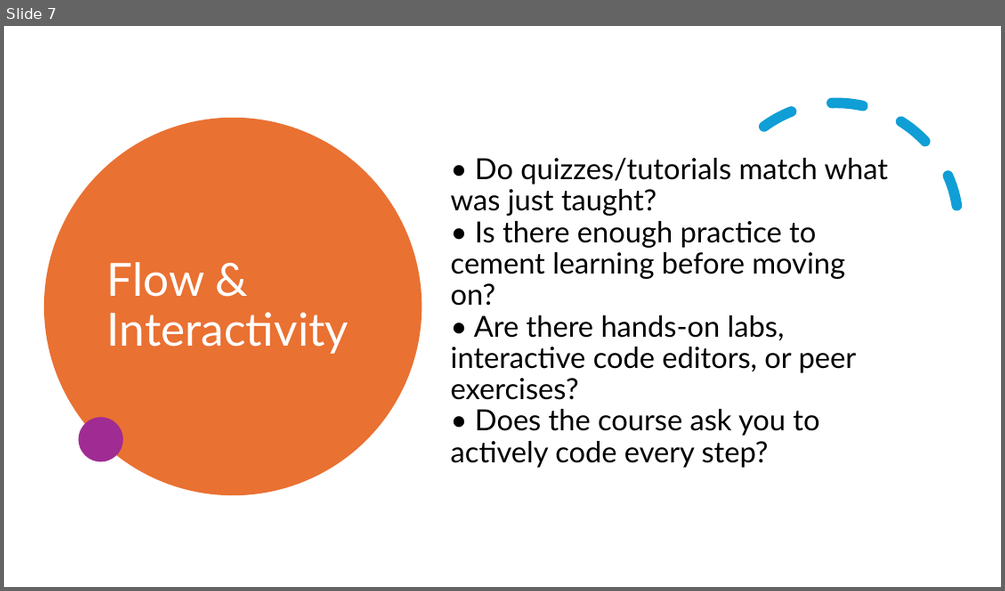
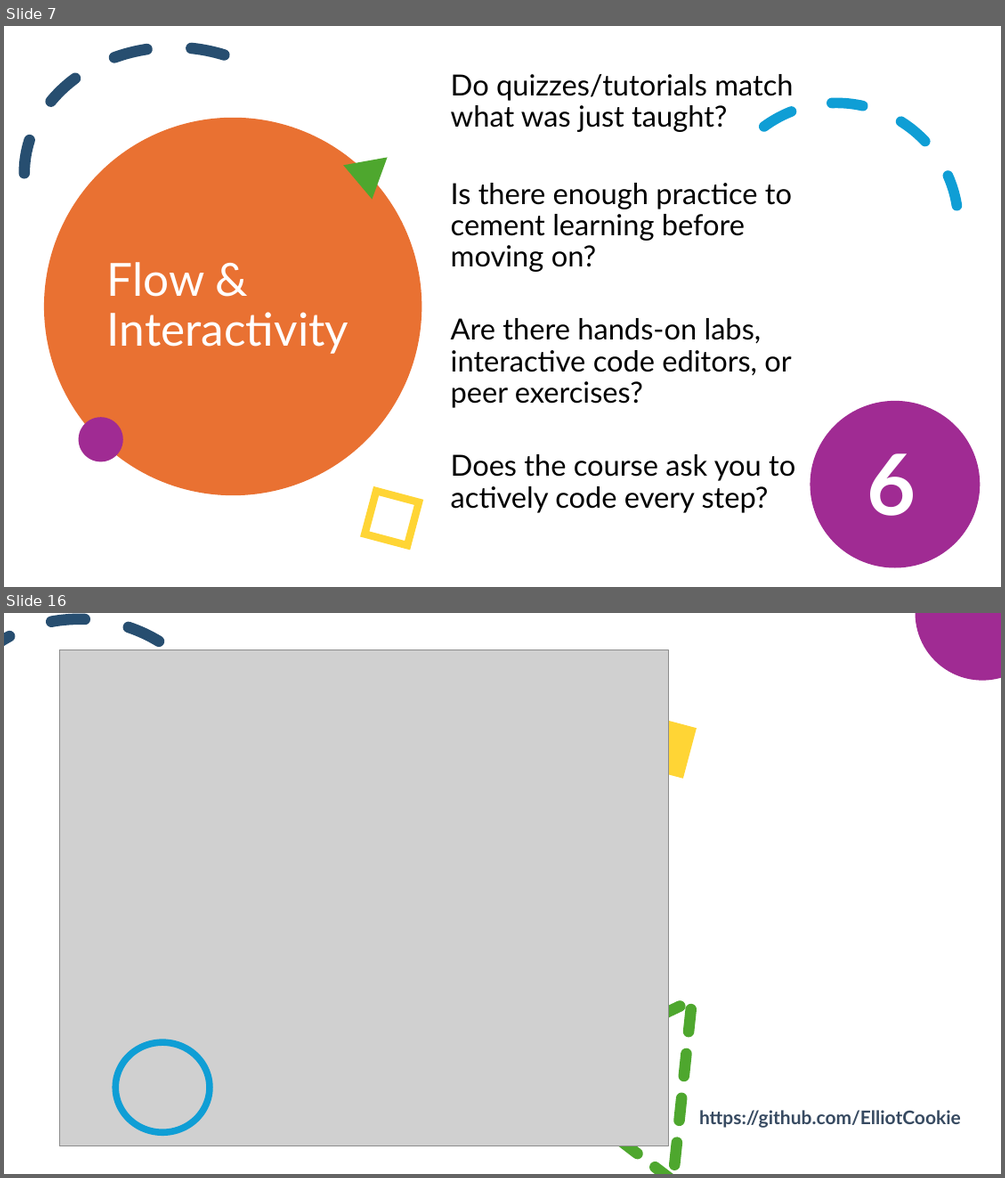
Before and after one commit to ElliotCookie/A-Beginners-Guide-to-Python, a slide deck: 0.0 - Infrastructure around coding - VS Code/1.0 - Learn Python.Org review.pptx. Shown one above the other, each under a label of ours: slide 7 before the commit, slides 7 and 16 after it; the slides between them are not shown. The pictures are 1005x591 and 1005x1178 pixels, drawn with LibreOffice and Linux fonts; fonts in the diff are those of the drawing; grey boxes stand for pictures. Boxes give left, top, right and bottom in pixels: in the first picture for what was removed or moved away, otherwise in the second. Text is boxed around its words. In the diff, an @@ line names an element or a change of style, - is before the commit and + after.

```diff
--- a/0.0 - Infrastructure around coding - VS Code/1.0 - Learn Python.Org review.pptx
+++ b/0.0 - Infrastructure around coding - VS Code/1.0 - Learn Python.Org review.pptx
@@ slide 16 added at <box>4,613,1001,1174</box>, background #FFFFFF @@
@@ arc (boxed as its full ellipse) added at <box>4,613,244,896</box>, outline #274E70 10.75 pt dashed @@
@@ ellipse added at <box>915,613,1001,681</box>, fill #A02B93 @@
@@ picture added at <box>59,649,669,1146</box> @@
@@ rectangle added at <box>638,720,692,774</box>, fill #FFD535, outline #FFD535 7.25 pt @@
@@ triangle added at <box>525,985,692,1174</box>, outline #4EA72E 10.75 pt dashed @@
@@ ellipse added at <box>115,1042,210,1132</box>, outline #0F9ED5 6.5 pt @@
@@ text added at <box>699,1110,961,1127</box>, 18 pt, text #374A61, bold @@
+https://github.com/ElliotCookie
@@ slide 7 changed as well @@
@@ arc (boxed as its full ellipse) added at <box>24,47,323,299</box>, outline #274E70 10.75 pt dashed @@
@@ text at <box>451,74,795,513</box>: text changed @@
-• Do quizzes/tutorials match what was just taught?
-• Is there enough practice to cement learning before moving on?
-• Are there hands‑on labs, interactive code editors, or peer exercises?
-• Does the course ask you to actively code every step?
+Do quizzes/tutorials match what was just taught?
+Is there enough practice to cement learning before moving on?
+Are there hands‑on labs, interactive code editors, or peer exercises?
+Does the course ask you to actively code every step?
@@ triangle added at <box>343,140,402,200</box>, fill #4EA72E @@
@@ ellipse added at <box>810,401,979,567</box>, fill #A02B93 @@
@@ text added at <box>866,453,915,516</box>, 81.4 pt, text #FFFFFF, bold @@
+6
@@ rectangle added at <box>364,491,419,546</box>, outline #FFD535 7.25 pt @@
```
Also in this commit, not shown: 12 other slides changed, 2 other slides added, 1 slide removed, 1 other file.
